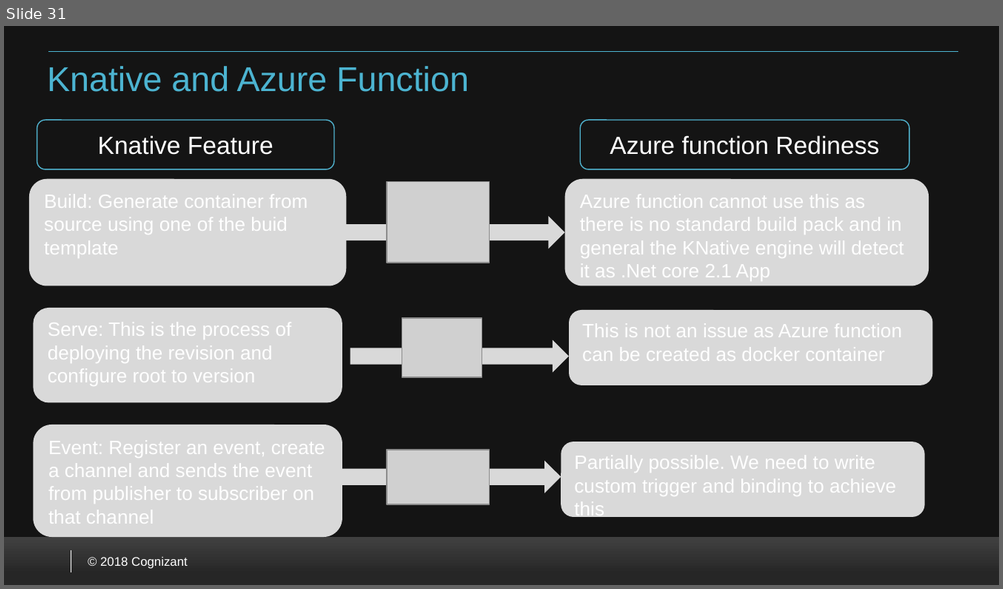
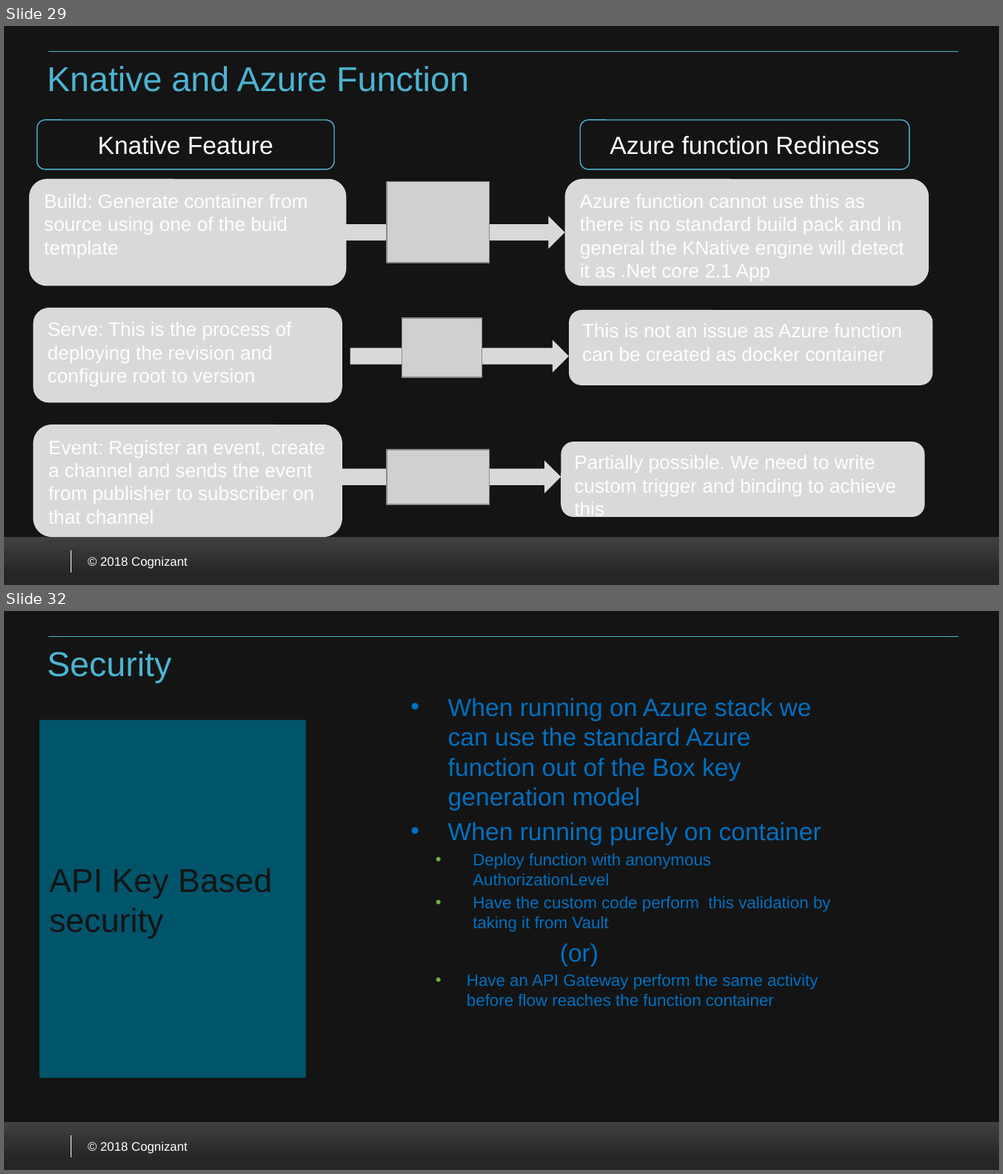
Before and after one commit to VenkateshSrini/MyDocuments, a slide deck: Azurefunction 2.0.pptx. Shown one above the other, each under a label of ours: slide 31 before the commit, slides 29 and 32 after it; the slides between them are not shown. The pictures are 1003x589 and 1003x1174 pixels, drawn with LibreOffice and Linux fonts; fonts in the diff are those of the drawing; grey boxes stand for pictures; background and template pictures are left out. Boxes give left, top, right and bottom in pixels: in the first picture for what was removed or moved away, otherwise in the second. Text is boxed around its words. In the diff, an @@ line names an element or a change of style, - is before the commit and + after.

Commit message:
uploaded enterprise concern security

```diff
--- a/Azurefunction 2.0.pptx
+++ b/Azurefunction 2.0.pptx
@@ slide 32 added at [4, 611, 999, 1170], background #FFFFFF; not listed: 5 template elements that a slide beside it also shows @@
@@ title added at [47, 651, 171, 684], 25 pt, text #4CB4D1 @@
+Security
@@ text added at [448, 698, 831, 1006], 12 pt, text #0070C0 @@
+• When running on Azure stack we can use the standard Azure function out of the Box key generation model
+• When running purely on container
+  • Deploy function with anonymous AuthorizationLevel
+  • Have the custom code perform this validation by taking it from Vault
+(or)
+  • Have an API Gateway perform the same activity before flow reaches the function container
@@ text added at [40, 721, 307, 1079], fill #00566B, 24 pt, text #141414 @@
+API Key Based security
@@ what was slide 31 is now slide 29 @@
```
Also in this commit, not shown: 2 slides changed, 4 other slides added.
